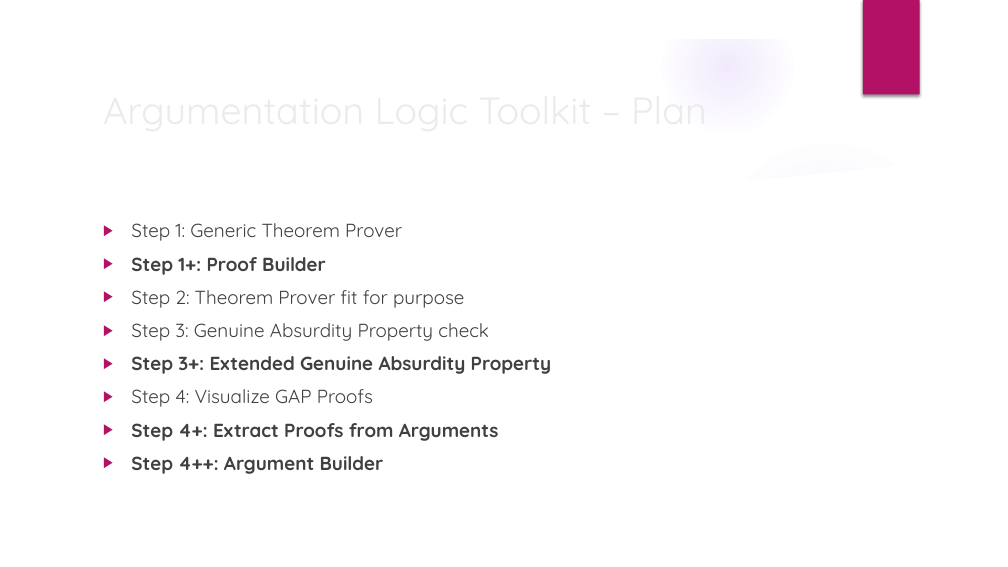
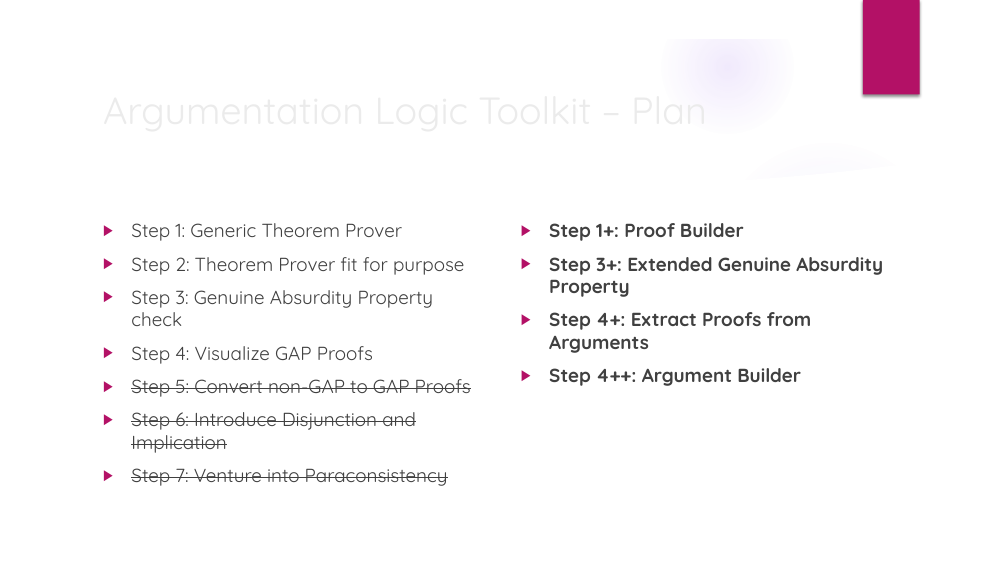
Before and after one commit to GeorgeF0/argumentation-logic-visualizer, a slide deck: slide 13 of Presentation/AL Toolkit.pptx (slide 12 before the commit). Drawn at 1008x567 pixels with LibreOffice and Linux fonts; fonts in the diff are those of the drawing; background and template pictures are left out. Boxes give left, top, right and bottom in pixels: in the first picture for what was removed or moved away, otherwise in the second. Text is boxed around its words. In the diff, an @@ line names an element or a change of style, - is before the commit and + after.

Commit message:
added a few more slides to presentation

```diff
--- a/Presentation/AL Toolkit.pptx
+++ b/Presentation/AL Toolkit.pptx
@@ text added at (549, 223, 883, 386), 18 pt, text #404040, bold @@
+▶ Step 1+: Proof Builder
+▶ Step 3+: Extended Genuine Absurdity Property
+▶ Step 4+: Extract Proofs from Arguments
+▶ Step 4++: Argument Builder
@@ text at (131, 257, 326, 275): paragraph removed @@
-▶ Step 1+: Proof Builder
@@ text at (131, 356, 552, 374): paragraph removed @@
-▶ Step 3+: Extended Genuine Absurdity Property
@@ text at (131, 379, 471, 486): text changed; bold off @@
-▶ Step 4+: Extract Proofs from Arguments
-▶ Step 4++: Argument Builder
+▶ Step 5: Convert non-GAP to GAP Proofs
+▶ Step 6: Introduce Disjunction and Implication
+▶ Step 7: Venture into Paraconsistency
```
Also in this commit, not shown: 2 other slides changed, 2 slides added.
